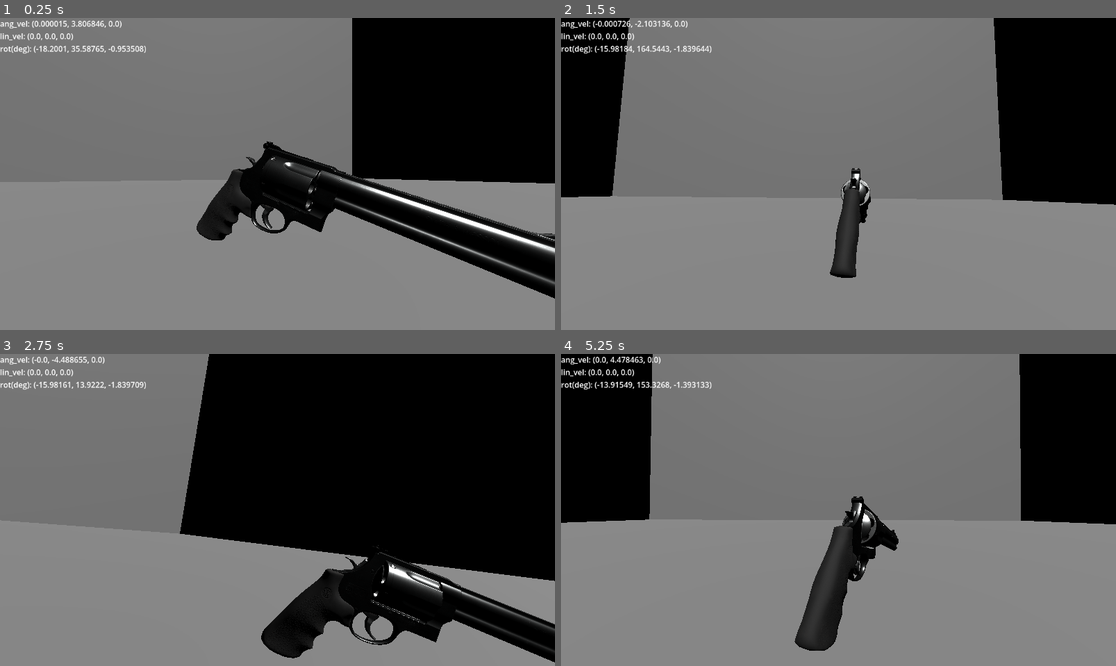
Above: before the commit, frames 1-4 (two rows, left to right).
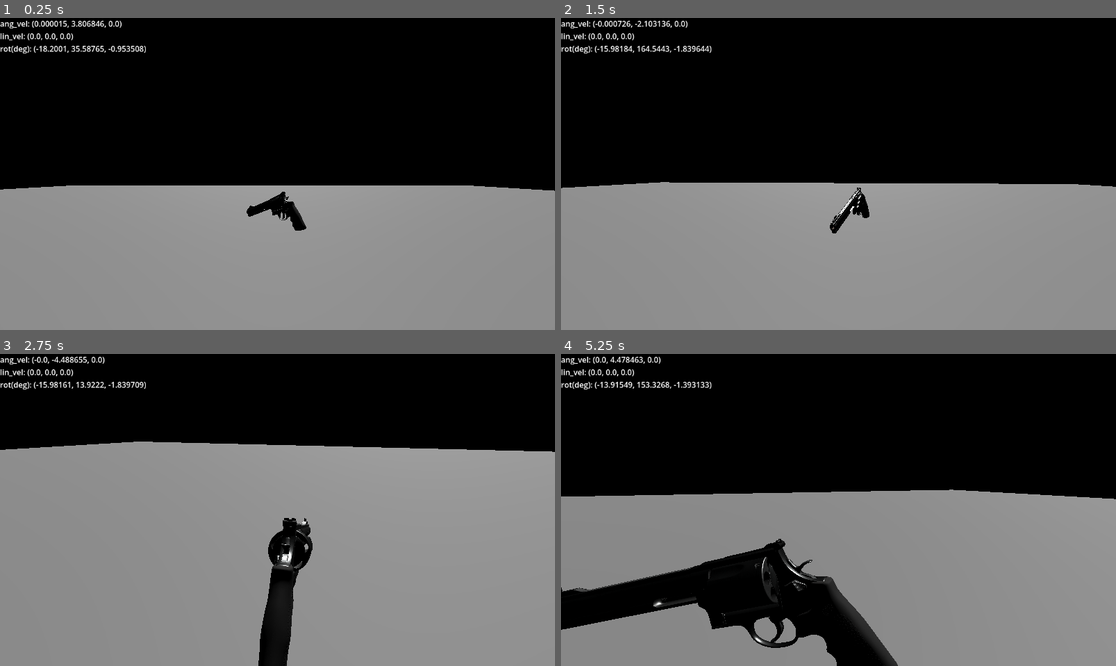
Above: after the commit, the same moments.

Repository: Archangel2303/ProjectInertia0.03
Game: Godot game, scene res://scenes/Levels/World 1/FiringRange.tscn
Two runs of this game, one before a commit and one after it. Both use one fixed random seed, a clock stepped at 60 frames per second and the inputs below.
Inputs:
- Up to frame 1 (0.25 s): no input
- Up to frame 2 (1.5 s): hold Shift (slow_time) 0.53-1.28 s; tap Space (fire) at 1.35 s
- Up to frame 3 (2.75 s): tap Shift (slow_time) at 1.55 s; hold Shift (slow_time) from 2.03 s (still down)
- Up to frame 4 (5.25 s): release Shift (slow_time) at 2.78 s; tap Shift (slow_time) at 2.85, 3.8, 4.35 s; hold Space (fire) 3.53-4.28 s; hold Shift (slow_time) from 5.03 s (still down)

The runs differ from the first frame. In frame 1, 42% of the frame differs, in the area x 0-100%, y 0-90%; in frame 2, 42%; in frame 3, 52%, in the area x 0-100%, y 0-100%; in frame 4, 47%.

Commit message:
camera works now!!!!!!

Diff:
--- a/scenes/Levels/World 1/FiringRange.tscn
+++ b/scenes/Levels/World 1/FiringRange.tscn
@@ -82,4 +82,4 @@
 offset_right = 470.0
 offset_bottom = 192.0
 
-[node name="PlayerGunwithcam" parent="DebugHUD" unique_id=2023833259 instance=ExtResource("2_8f0oq")]
+[node name="PlayerGunwithcam" parent="." unique_id=2023833259 instance=ExtResource("2_8f0oq")]
--- a/scenes/player/PlayerGunRoot.tscn
+++ b/scenes/player/PlayerGunRoot.tscn
@@ -1,28 +1,36 @@
 [gd_scene format=3 uid="uid://b3y3je2228fgo"]
 
 [ext_resource type="PackedScene" uid="uid://dxutpopiyfd1h" path="res://scenes/player/PlayerGun.tscn" id="1_1gijn"]
-[ext_resource type="Script" uid="uid://rbr7sgd18kbr" path="res://scenes/player/camera_rig.gd" id="2_0263j"]
+[ext_resource type="Script" uid="uid://hydnobb1bva4" path="res://scenes/player/recoil_camera_2stage.gd" id="3_recoil"]
 
 [node name="PlayerGunwithcam" type="Node3D" unique_id=2023833259]
 
 [node name="PlayerGun" parent="." unique_id=49404378 instance=ExtResource("1_1gijn")]
 
+[node name="Sight2" type="Marker3D" parent="PlayerGun" unique_id=1462523811]
+transform = Transform3D(1, 0, 0, 0, 1, 0, 0, 0, 1, 0, 0.032668024, -1.1594155)
+
 [node name="Pivot2" type="Marker3D" parent="PlayerGun" unique_id=1125015668]
+
+[node name="camera follow stage 2" type="Marker3D" parent="PlayerGun" unique_id=70711440]
+transform = Transform3D(1, 0, 0, 0, 1, 0, 0, 0, 1, 0, 0.14290735, 0.32015815)
 
 [node name="Camera Rig" type="Node3D" parent="." unique_id=768805096]
 top_level = true
-script = ExtResource("2_0263j")
-player_gun_path = NodePath("../PlayerGun")
+script = ExtResource("3_recoil")
+cam_path = NodePath("SpringArm3D/Camera3D")
 camera_path = NodePath("SpringArm3D/Camera3D")
-sight_path = NodePath("../Sight")
-pivot_path = NodePath("../PlayerGun/Pivot2")
-aim_distance = -0.1
-
+gun_path = NodePath("../PlayerGun")
+player_path = NodePath("../PlayerGun")
+follow_marker_path = NodePath("../camera follow stage 1 marker")
+cam_aim_path = NodePath("../PlayerGun/camera follow stage 2")
+sight_path = NodePath("../PlayerGun/Sight2")
+muzzle_path = NodePath("../PlayerGun/Sight2")
 
 [node name="SpringArm3D" type="SpringArm3D" parent="Camera Rig" unique_id=98548028]
 
 [node name="Camera3D" type="Camera3D" parent="Camera Rig/SpringArm3D" unique_id=1427126429]
-transform = Transform3D(1, 0, 0, 0, 1, 0, 0, 0, 1, -0.01872468, 0.6822289, 1.9244847)
+transform = Transform3D(1, 0, 0, 0, 1, 0, 0, 0, 1, -0.01872468, 0.86550426, 2.7411351)
 
-[node name="Sight" type="Marker3D" parent="." unique_id=1462523811]
-transform = Transform3D(1, 0, 0, 0, 1, 0, 0, 0, 1, 0, 0.13572767, 0.14775923)
+[node name="camera follow stage 1 marker" type="Marker3D" parent="." unique_id=1650318049]
+transform = Transform3D(1, 0, 0, 0, 1, 0, 0, 0, 1, 0, 0.86400586, 2.7461152)
--- /dev/null
+++ b/scenes/player/recoil_camera_2stage.gd
@@ -0,0 +1,208 @@
+extends Node3D
+
+@export var cam_path: NodePath
+# legacy alias: some scenes use `camera_path`
+@export var camera_path: NodePath
+
+@export var gun_path: NodePath
+# legacy alias: some scenes use `player_path`
+@export var player_path: NodePath
+
+@export var follow_marker_path: NodePath  # camera follows specified marker stage1
+@export var cam_aim_path: NodePath # camera snaps to this marker when aiming stage2
+@export var sight_path: NodePath # the gun's sight marker, used for aiming stage2
+@export var muzzle_path: NodePath # gun muzzle marker used for final aim direction
+@export var aim_forward_distance := 30.0
+
+
+@export var follow_speed := 18.0  #higher value = faster camera movement
+@export var rot_speed := 16.0 #how quickly the camera rotates to match the sight when aiming
+@export var snap_distance := 3.0  # snap if gun moves too far in 1 tick
+
+@export var normal_fov := 65.0
+@export var aim_fov := 45.0
+@export var fov_lerp_speed := 10.0
+
+@export var remove_roll_in_aim := true
+
+var cam: Camera3D
+var gun: RigidBody3D
+var follow_marker: Marker3D
+var cam_aim_marker: Marker3D
+var sight_marker: Marker3D
+var muzzle_marker: Marker3D
+
+var authored_basis: Basis
+var authored_rotation: Vector3
+var is_aiming := false
+
+func _ready() -> void:
+	# Resolve gun/player path (accept either `gun_path` or legacy `player_path`)
+	gun = null
+	if gun_path != null and gun_path != NodePath():
+		gun = get_node_or_null(gun_path) as RigidBody3D
+	if gun == null and player_path != null and player_path != NodePath():
+		gun = get_node_or_null(player_path) as RigidBody3D
+	if gun == null:
+		# try common relative path
+		gun = get_node_or_null("../PlayerGun") as RigidBody3D
+
+	# Resolve camera path (accept `cam_path` or legacy `camera_path`)
+	cam = null
+	if cam_path != null and cam_path != NodePath():
+		cam = get_node_or_null(cam_path) as Camera3D
+	if cam == null and camera_path != null and camera_path != NodePath():
+		cam = get_node_or_null(camera_path) as Camera3D
+	if cam == null:
+		cam = get_node_or_null("SpringArm3D/Camera3D") as Camera3D
+
+	# follow marker: if not provided, fall back to PlayerGun (or rig origin)
+	follow_marker = null
+	if follow_marker_path != null and follow_marker_path != NodePath():
+		follow_marker = get_node_or_null(follow_marker_path) as Marker3D
+	if follow_marker == null and gun != null:
+		follow_marker = gun.get_node_or_null("FollowMarker") as Marker3D
+	if follow_marker == null:
+		# last resort: use this rig's transform as a marker substitute
+		follow_marker = Marker3D.new()
+		follow_marker.global_transform = global_transform
+
+	cam_aim_marker = null
+	if cam_aim_path != null and cam_aim_path != NodePath():
+		cam_aim_marker = get_node_or_null(cam_aim_path) as Marker3D
+	if cam_aim_marker == null and sight_path != NodePath():
+		# if no dedicated aim marker, reuse sight as aim anchor
+		cam_aim_marker = get_node_or_null(sight_path) as Marker3D
+
+	sight_marker = null
+	if sight_path != null and sight_path != NodePath():
+		sight_marker = get_node_or_null(sight_path) as Marker3D
+	if sight_marker == null and gun != null:
+		sight_marker = gun.get_node_or_null("Sight") as Marker3D
+
+	muzzle_marker = null
+	if muzzle_path != null and muzzle_path != NodePath():
+		muzzle_marker = get_node_or_null(muzzle_path) as Marker3D
+	if muzzle_marker == null and gun != null:
+		muzzle_marker = gun.get_node_or_null("Muzzle") as Marker3D
+
+
+	# lock in authored rotation at start
+	authored_basis = global_transform.basis
+	authored_rotation = global_rotation
+	if cam != null:
+		cam.fov = normal_fov
+
+	# warn if critical nodes are missing
+	if gun == null:
+		push_warning("recoil_camera_2stage: gun/player node not resolved (gun_path/player_path)")
+	if cam == null:
+		push_warning("recoil_camera_2stage: Camera3D not resolved (cam_path/camera_path)")
+	if sight_marker == null:
+		push_warning("recoil_camera_2stage: sight marker not found (sight_path)")
+	if muzzle_marker == null:
+		push_warning(
+			"recoil_camera_2stage: muzzle marker not found (muzzle_path), using sight forward"
+		)
+
+func _physics_process(delta: float) -> void:
+	is_aiming = Input.is_action_pressed("slow_time")
+
+	var target_anchor: Node3D = _get_stage_target_anchor(is_aiming)
+	var target_pos := target_anchor.global_transform.origin
+
+	#Position follow with snap projection
+	if global_transform.origin.distance_to(target_pos) > snap_distance:
+		#snap if gun moves too far in 1 tick (prevents extreme warping)
+		global_transform.origin = target_pos
+	else:
+		#smoothly move toward target position
+		var t := 1.0 - exp(-follow_speed * delta)
+		global_transform.origin = global_transform.origin.lerp(target_pos, t)
+
+	# rotation behaviour
+	if is_aiming:
+		# Aim: smoothly rotate to match sight orientation
+		_aim_rotation_(delta)
+	else:
+		_restore_authoured_rotation(delta)
+
+	# FOV blend
+	var target_fov := aim_fov if is_aiming else normal_fov
+	if cam != null:
+		cam.fov = lerp(cam.fov, target_fov, 1.0 - exp(-fov_lerp_speed * delta))
+
+func _get_stage_target_anchor(aiming: bool) -> Node3D:
+	if aiming:
+		if cam_aim_marker != null:
+			return cam_aim_marker
+		if muzzle_marker != null:
+			return muzzle_marker
+		if sight_marker != null:
+			return sight_marker
+		if gun != null:
+			return gun
+	else:
+		if follow_marker != null:
+			return follow_marker
+		if gun != null:
+			return gun
+	return self
+
+func _restore_authoured_rotation(delta: float) -> void:
+		var rt := 1.0 - exp(-rot_speed * delta)
+		var current_rot := global_rotation
+		global_rotation = Vector3(
+			lerp_angle(current_rot.x, authored_rotation.x, rt),
+			lerp_angle(current_rot.y, authored_rotation.y, rt),
+			lerp_angle(current_rot.z, authored_rotation.z, rt)
+		)
+
+
+func _aim_rotation_(delta: float) -> void:
+	# always face gun-forward while orbiting to stage 2 anchor position
+	var desired_basis: Basis
+
+	if muzzle_marker != null:
+		desired_basis = muzzle_marker.global_transform.basis
+	elif gun != null:
+		desired_basis = gun.global_transform.basis
+	elif sight_marker != null:
+		desired_basis = sight_marker.global_transform.basis
+	else:
+		return
+
+	if remove_roll_in_aim:
+		# remove roll while preserving aim forward direction
+		desired_basis = _basis_without_roll(desired_basis)
+
+	var rt := 1.0 - exp(-rot_speed * delta)
+	var forward := (-desired_basis.z).normalized()
+	if forward.length_squared() < 0.000001:
+		return
+
+	var up_axis := Vector3.UP
+	if abs(forward.dot(up_axis)) > 0.999:
+		up_axis = Vector3.FORWARD
+
+	var desired_transform := global_transform.looking_at(
+		global_transform.origin + forward,
+		up_axis
+	)
+	var desired_rot := desired_transform.basis.get_euler()
+	var current_rot := global_rotation
+	global_rotation = Vector3(
+		lerp_angle(current_rot.x, desired_rot.x, rt),
+		lerp_angle(current_rot.y, desired_rot.y, rt),
+		0.0 if remove_roll_in_aim else lerp_angle(current_rot.z, desired_rot.z, rt)
+	)
+
+func _basis_without_roll(b: Basis) -> Basis:
+	#Build a basis from forward + world up to eliminate roll
+	var forward := (-b.z).normalized()
+	var up_axis := Vector3.UP
+	if abs(forward.dot(up_axis)) > 0.999:
+		up_axis = Vector3.FORWARD
+	var right := up_axis.cross(forward).normalized()
+	var up := forward.cross(right).normalized()
+	return Basis(right, up, -forward).orthonormalized()
Not shown, added: scenes/player/recoil_camera_2stage.gd.uid
